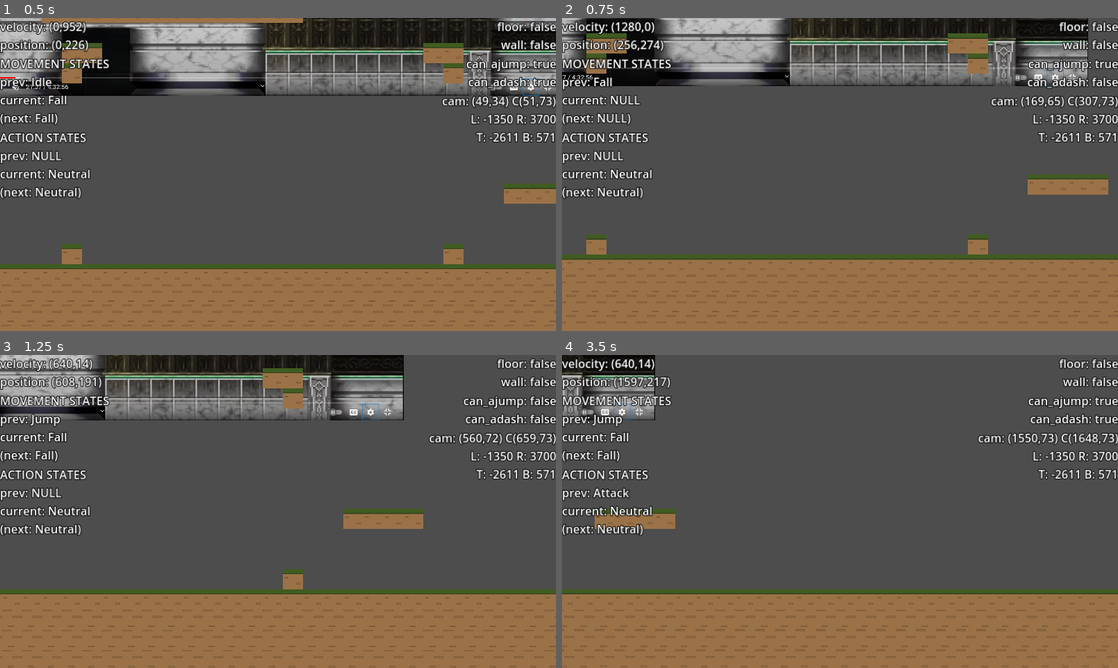
Above: before the commit, frames 1-4 (two rows, left to right).
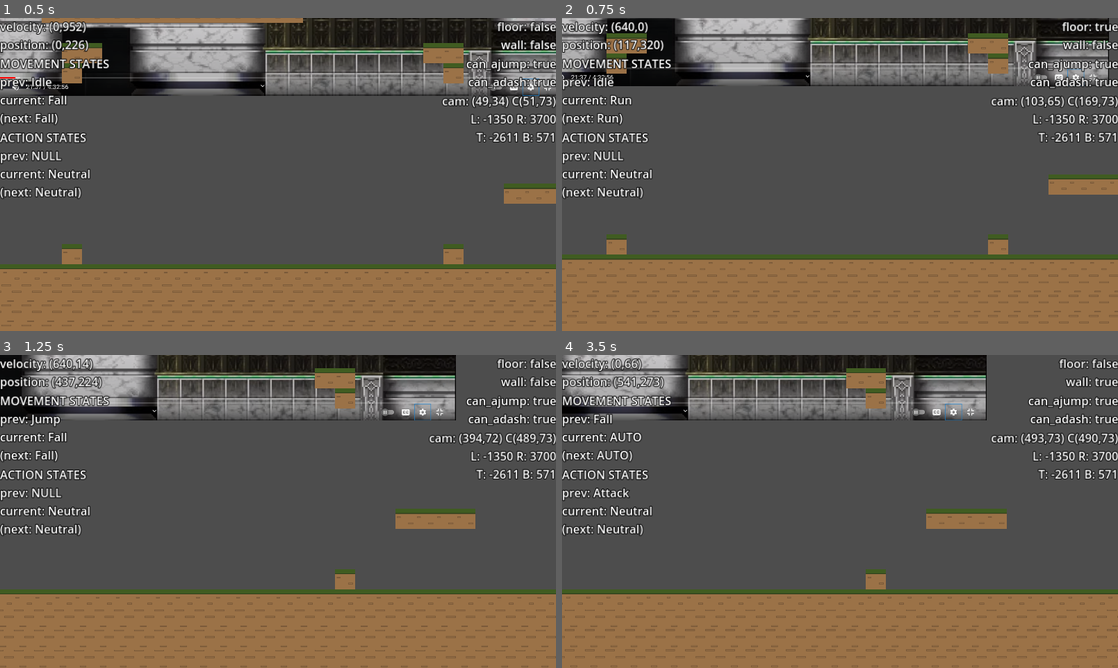
Above: after the commit, the same moments.

Repository: azylazide/untitled-hw-game-G4
Game: Godot game, scene res://src/levels/level_test.tscn
The game is run twice, just before and just after one commit, with the same random seed, the same clock (stepped at 60 frames per second) and the same inputs.
Inputs:
- Up to frame 1 (0.5 s): no input
- Up to frame 2 (0.75 s): tap Enter (ui_accept) at 0.5 s; hold D (right) from 0.53 s (still down); hold X (dash) from 0.53 s (still down)
- Up to frame 3 (1.25 s): keep holding D (right); keep holding X (dash); tap Space (jump) at 0.77 s
- Up to frame 4 (3.5 s): release X (dash) at 1.28 s; tap Z (attack) at 1.35 s; tap Space (jump) at 1.52, 3.02 s; tap X (dash) at 1.55, 2.85 s; release D (right) at 2.03 s; hold A (left) 2.03-2.78 s; hold X (dash) 2.03-2.78 s; hold D (right) from 2.78 s (still down)

Frame 1 is identical in both runs. In frame 2, 11% of the frame differs, in the area x 0-100%, y 0-98%; in frame 3, 14%; in frame 4, 17%, in the area x 0-100%, y 0-100%.

Commit message:
can disable dash

Diff:
--- a/src/actors/player.gd
+++ b/src/actors/player.gd
@@ -545,7 +545,7 @@
 					Move.next = Move.STATES.JUMP
 					Move.change_state()
 
-			if event.is_action_pressed("dash"):
+			if event.is_action_pressed("dash") and (stats.abilities & 0b001):
 				if dash_cooldown_timer.is_stopped():
 					Move.next = Move.STATES.GDASH
 					Move.change_state()
@@ -556,7 +556,7 @@
 					Move.next = Move.STATES.JUMP
 					Move.change_state()
 
-			if event.is_action_pressed("dash"):
+			if event.is_action_pressed("dash") and (stats.abilities & 0b001):
 				if dash_cooldown_timer.is_stopped():
 					Move.next = Move.STATES.GDASH
 					Move.change_state()
@@ -572,7 +572,7 @@
 					Move.next = Move.STATES.FALL
 					Move.change_state()
 
-			if event.is_action_pressed("dash"):
+			if event.is_action_pressed("dash") and (stats.abilities & 0b001):
 				if dash_cooldown_timer.is_stopped() and can_adash:
 					Move.next = Move.STATES.ADASH
 					Move.change_state()
@@ -591,7 +591,7 @@
 					Move.next = Move.STATES.JUMP
 					Move.change_state()
 
-			if event.is_action_pressed("dash"):
+			if event.is_action_pressed("dash") and (stats.abilities & 0b001):
 				if dash_cooldown_timer.is_stopped() and can_adash:
 					Move.next = Move.STATES.ADASH
 					Move.change_state()
@@ -615,7 +615,7 @@
 				Move.next = Move.STATES.JUMP
 				Move.change_state()
 
-			if event.is_action_pressed("dash"):
+			if event.is_action_pressed("dash") and (stats.abilities & 0b001):
 				face_direction = signf(wall_normal.x)
 				Move.next = Move.STATES.ADASH
 				Move.change_state()
--- a/src/actors/player.tscn
+++ b/src/actors/player.tscn
@@ -6,7 +6,7 @@
 
 [sub_resource type="Resource" id="Resource_pv50y"]
 script = ExtResource("2_r65xl")
-abilities = 7
+abilities = 6
 max_health = 100.0
 health = 100.0
 
